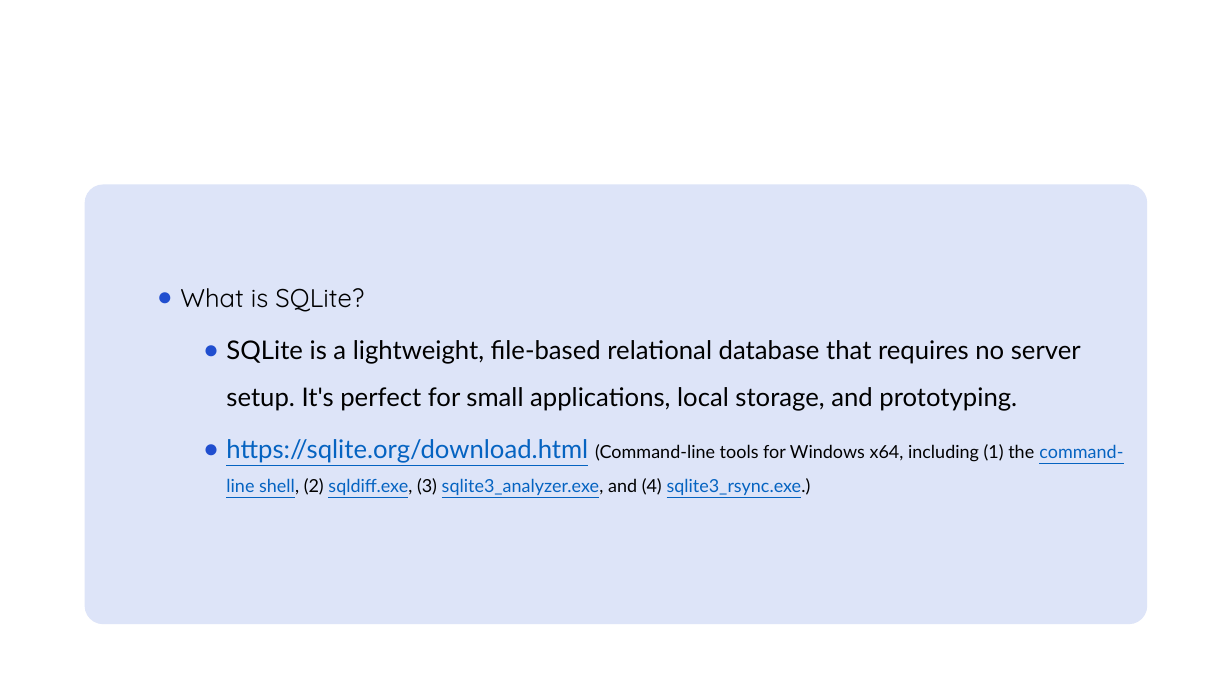
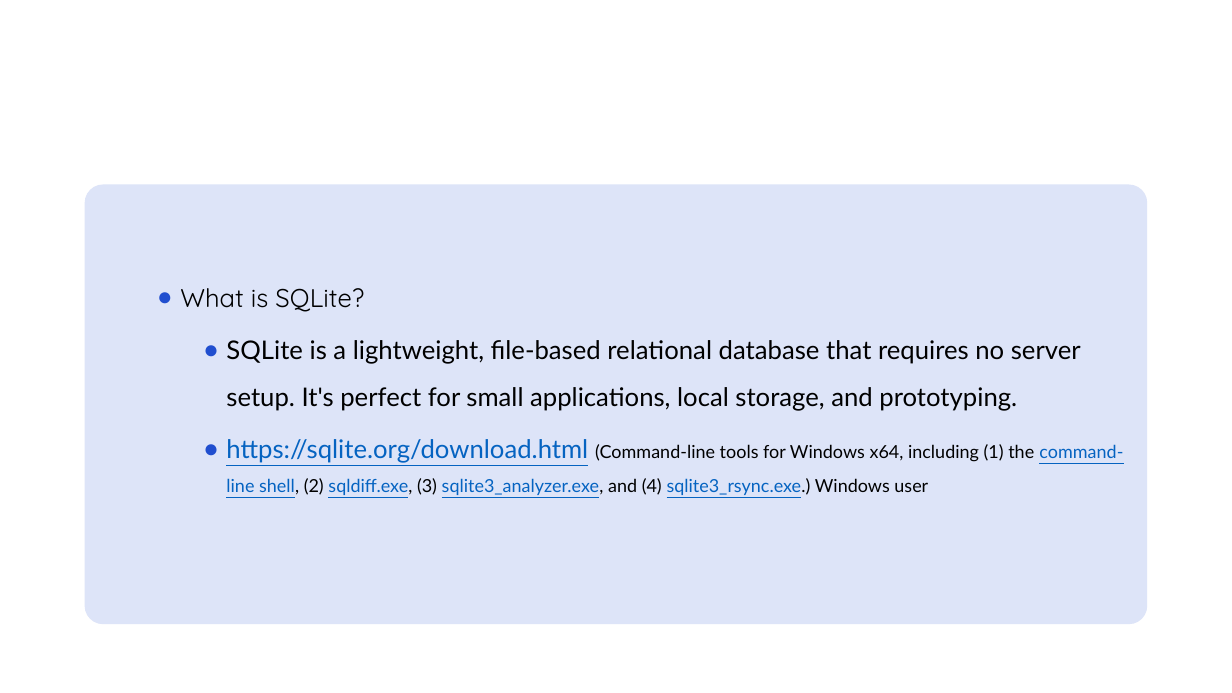
Before and after one commit to RakeshdotKR/Adv_Python_Jul26, a slide deck: slide 6 of Class/PPT/7 Working with Databases — SQLite.pptx. Drawn at 1232x693 pixels with LibreOffice and Linux fonts; fonts in the diff are those of the drawing; background and template pictures are left out. Boxes give left, top, right and bottom in pixels: in the first picture for what was removed or moved away, otherwise in the second. Text is boxed around its words. In the diff, an @@ line names an element or a change of style, - is before the commit and + after.

Commit message:
ppt

```diff
--- a/Class/PPT/7 Working with Databases — SQLite.pptx
+++ b/Class/PPT/7 Working with Databases — SQLite.pptx
@@ text at (226,439,1123,495): text changed @@
-  ● https://sqlite.org/download.html (Command-line tools for Windows x64, including (1) the command-line shell, (2) sqldiff.exe, (3) sqlite3_analyzer.exe, and (4) sqlite3_rsync.exe.)
+  ● https://sqlite.org/download.html (Command-line tools for Windows x64, including (1) the command-line shell, (2) sqldiff.exe, (3) sqlite3_analyzer.exe, and (4) sqlite3_rsync.exe.) Windows user
```
Also in this commit, not shown: 2 other files.
